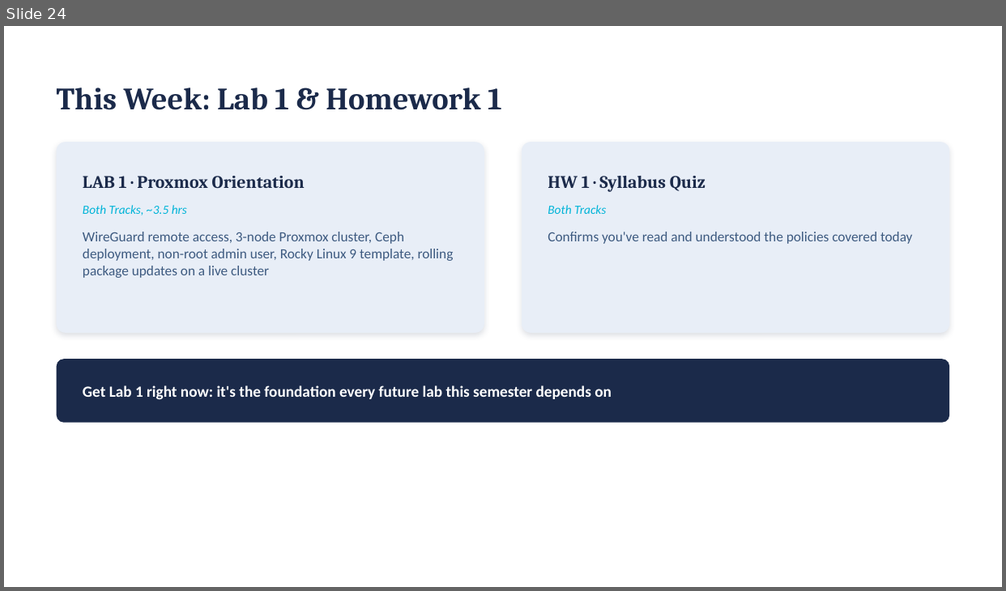
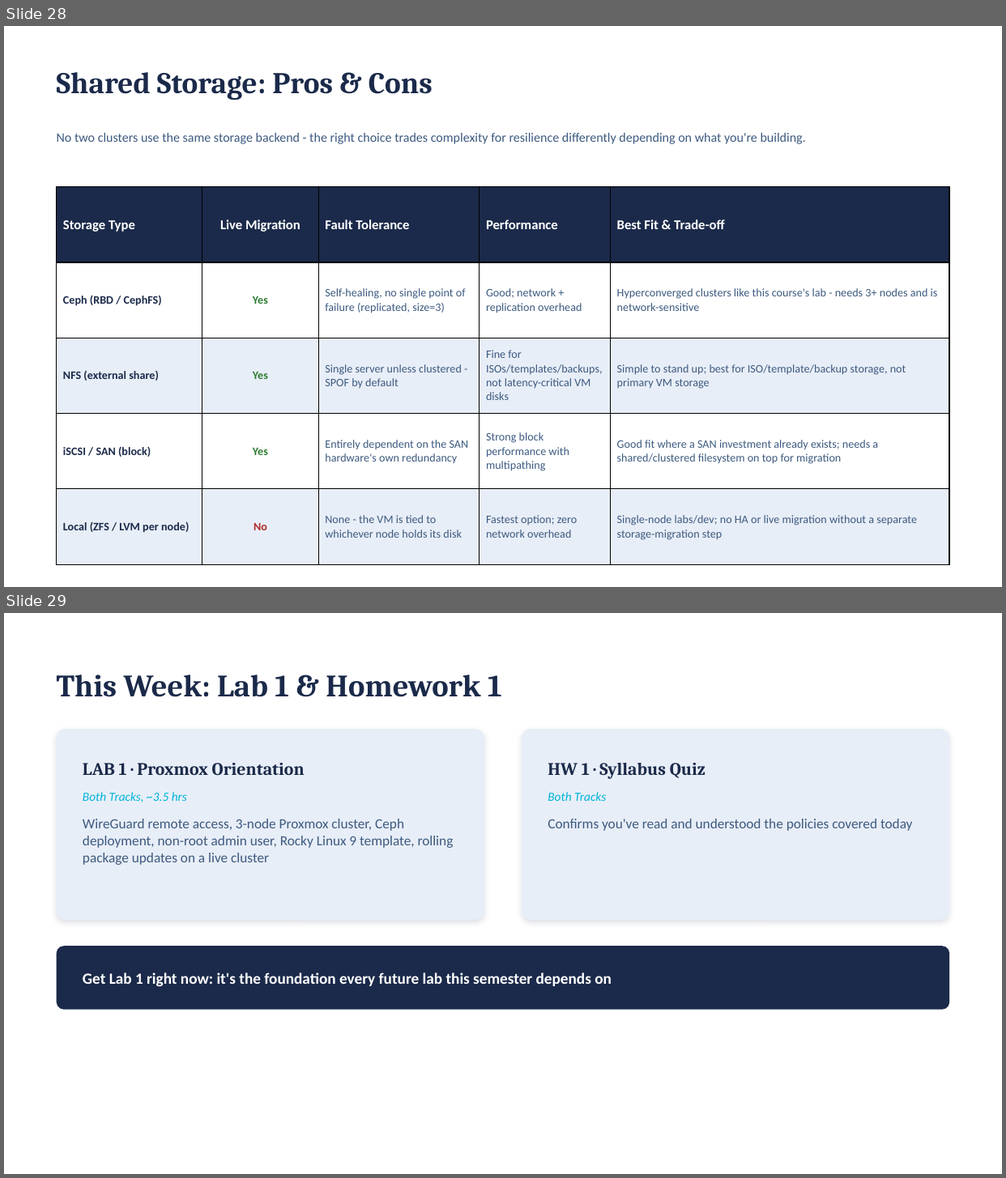
Before and after one commit to BYU-CYBER-444/byu-cyber-444.github.io, a slide deck: lectures/CYBER444_Week01_Introduction_and_Environment_Setup.pptx. Shown one above the other, each under a label of ours: slide 24 before the commit, slides 28 and 29 after it. The pictures are 1006x591 and 1006x1178 pixels, drawn with LibreOffice and Linux fonts; fonts in the diff are those of the drawing. Boxes give left, top, right and bottom in pixels: in the first picture for what was removed or moved away, otherwise in the second. Text is boxed around its words. In the diff, an @@ line names an element or a change of style, - is before the commit and + after.

```diff
--- a/lectures/CYBER444_Week01_Introduction_and_Environment_Setup.pptx
+++ b/lectures/CYBER444_Week01_Introduction_and_Environment_Setup.pptx
@@ slide 28 added at bbox=[4, 26, 1002, 587], background #FFFFFF @@
@@ text added at bbox=[57, 72, 432, 100], 29 pt, text #1B2A4A, bold @@
+Shared Storage: Pros & Cons
@@ text added at bbox=[57, 133, 806, 144], 12.5 pt, text #3D5A80 @@
+No two clusters use the same storage backend - the right choice trades complexity for resilience differently depending on what you're building.
@@ table added at bbox=[57, 187, 949, 565], 5 rows, 5 columns @@
+Storage Type | Live Migration | Fault Tolerance | Performance | Best Fit & Trade-off
+Ceph (RBD / CephFS) | Yes | Self-healing, no single point of failure (replicated, size=3) | Good; network + replication overhead | Hyperconverged clusters like this course's lab - needs 3+ nodes and is network-sensitive
+NFS (external share) | Yes | Single server unless clustered - SPOF by default | Fine for ISOs/templates/backups, not latency-critical VM disks | Simple to stand up; best for ISO/template/backup storage, not primary VM storage
+iSCSI / SAN (block) | Yes | Entirely dependent on the SAN hardware's own redundancy | Strong block performance with multipathing | Good fit where a SAN investment already exists; needs a shared/clustered filesystem on top for migration
+Local (ZFS / LVM per node) | No | None - the VM is tied to whichever node holds its disk | Fastest option; zero network overhead | Single-node labs/dev; no HA or live migration without a separate storage-migration step
@@ what was slide 24 is now slide 29 @@
```
Also in this commit, not shown: 7 slides changed, 4 other slides added.
